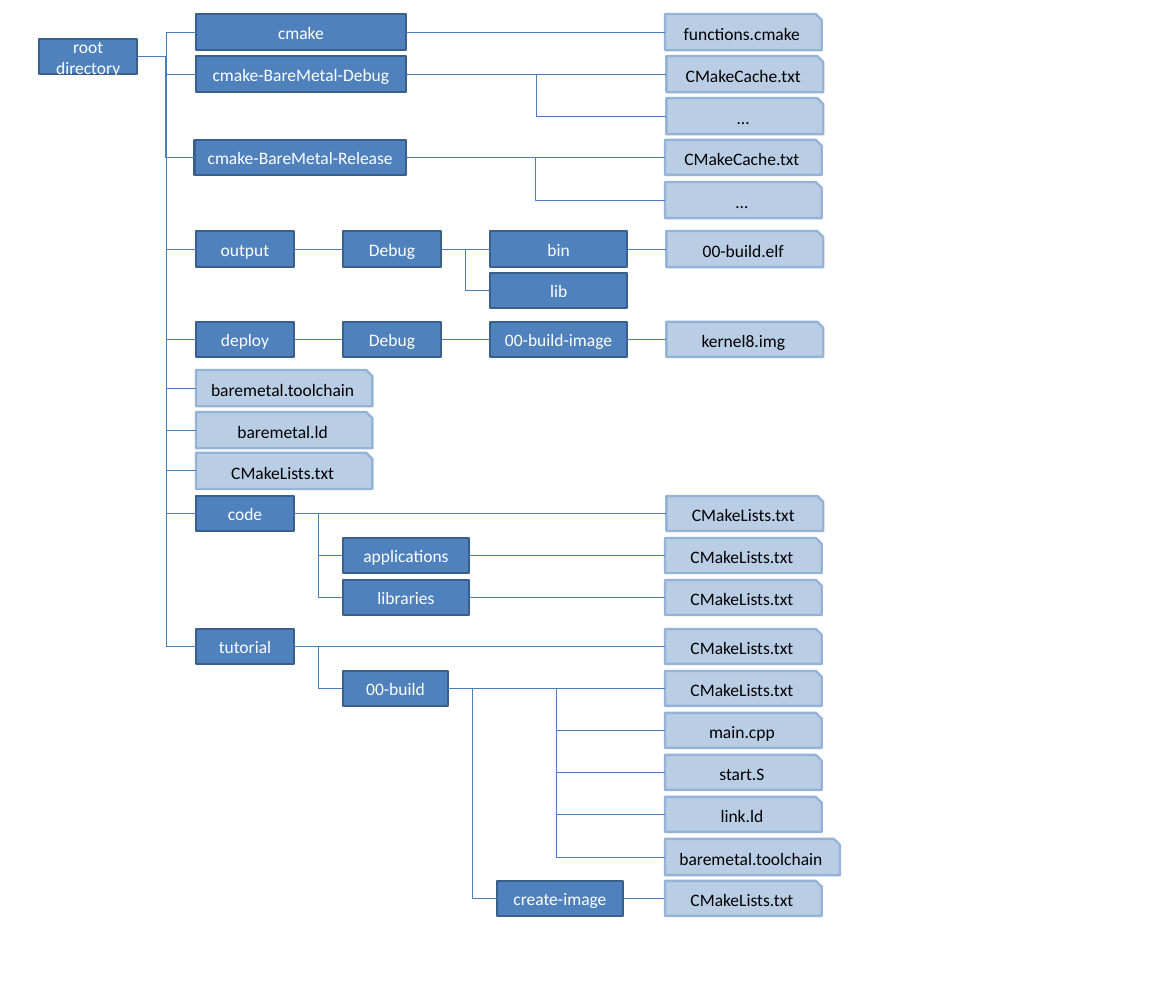
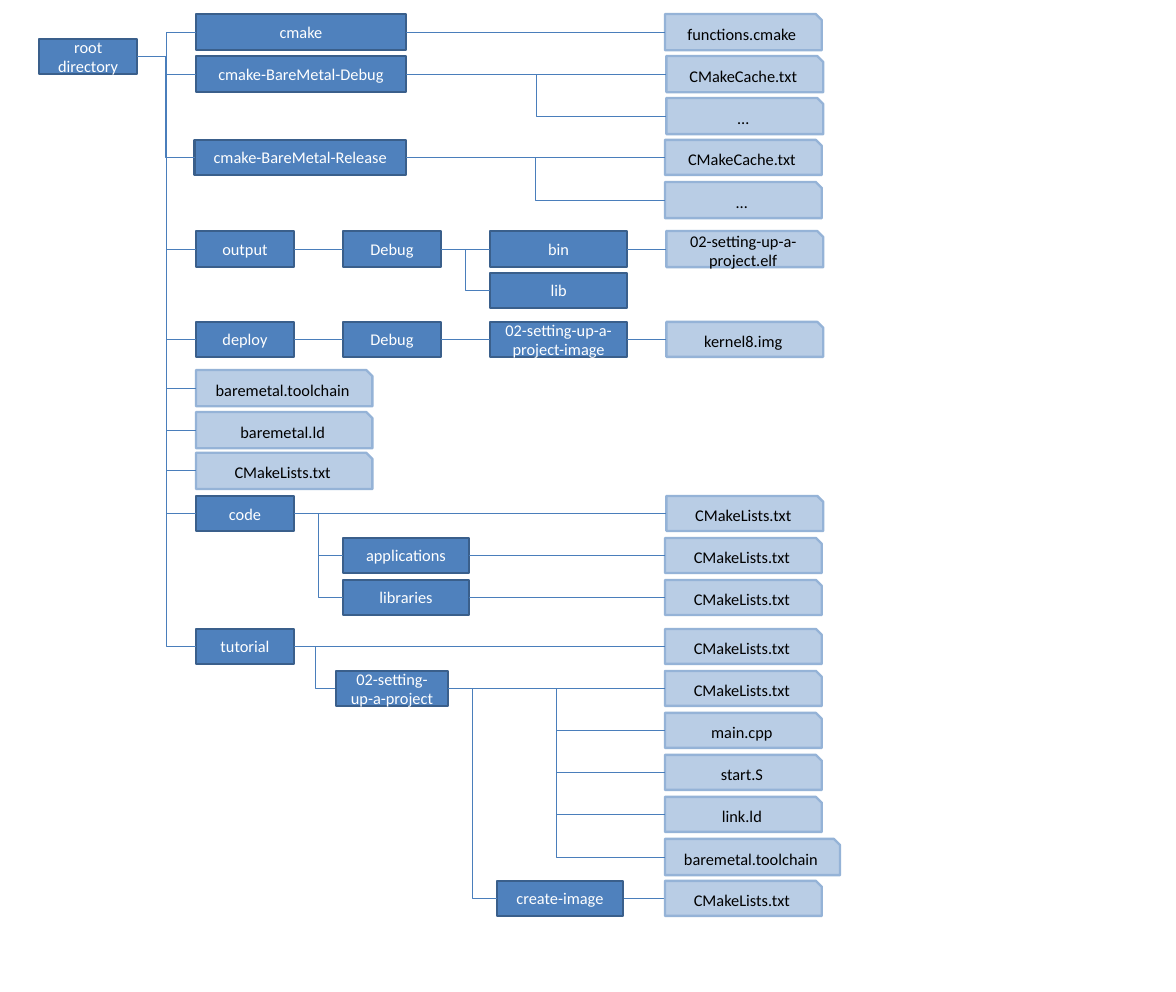
Before and after one commit to renebarto/baremetal, a slide deck: slide 1 of doc/images/project-structure-target.pptx. Drawn at 1176x992 pixels with LibreOffice and Linux fonts; fonts in the diff are those of the drawing. Boxes give left, top, right and bottom in pixels: in the first picture for what was removed or moved away, otherwise in the second. Text is boxed around its words. In the diff, an @@ line names an element or a change of style, - is before the commit and + after.

```diff
--- a/doc/images/project-structure-target.pptx
+++ b/doc/images/project-structure-target.pptx
@@ text in snip rect at (690,236,796,271): text changed; size 15 to 14 pt @@
-00-build.elf
+02-setting-up-a-project.elf
@@ text in rectangle at (505,325,611,360): text changed; size 15 to 14 pt @@
-00-build-image
+02-setting-up-a-project-image
@@ size 15 to 14 pt in 32 elements at (39,39,138,75), (196,56,406,92), (196,629,294,664), (196,231,294,267), (196,322,294,357), (343,231,441,267), (490,231,627,267), (490,273,627,308), (343,322,441,357), (666,56,823,92), (666,322,823,357), (196,14,406,50), (665,14,822,50), (196,370,372,407), (195,140,407,176), (665,140,822,176), (196,496,294,532), (666,496,823,532), (343,538,469,574), (343,580,469,616), (665,538,822,574), (665,580,822,616), (665,629,822,664), (196,453,372,489), (665,671,822,706), (665,713,822,748), (665,797,822,832), (665,881,822,916), (497,881,623,916), (665,839,840,875), (665,755,822,790), (196,412,372,449) @@
@@ elbow line moved from (294, 647) - (343, 689) to (294, 647) - (336, 689) @@
@@ rectangle "02-setting-up-a-project": place and size @@
-rectangle "02-setting-up-a-project" at (343,671,448,706)
+rectangle "02-setting-up-a-project" at (336,671,448,706)
@@ text in rectangle at (351,674,433,709): text changed; size 15 to 14 pt @@
-00-build
+02-setting-up-a-project
```
Also in this commit, not shown: 7 other files.
